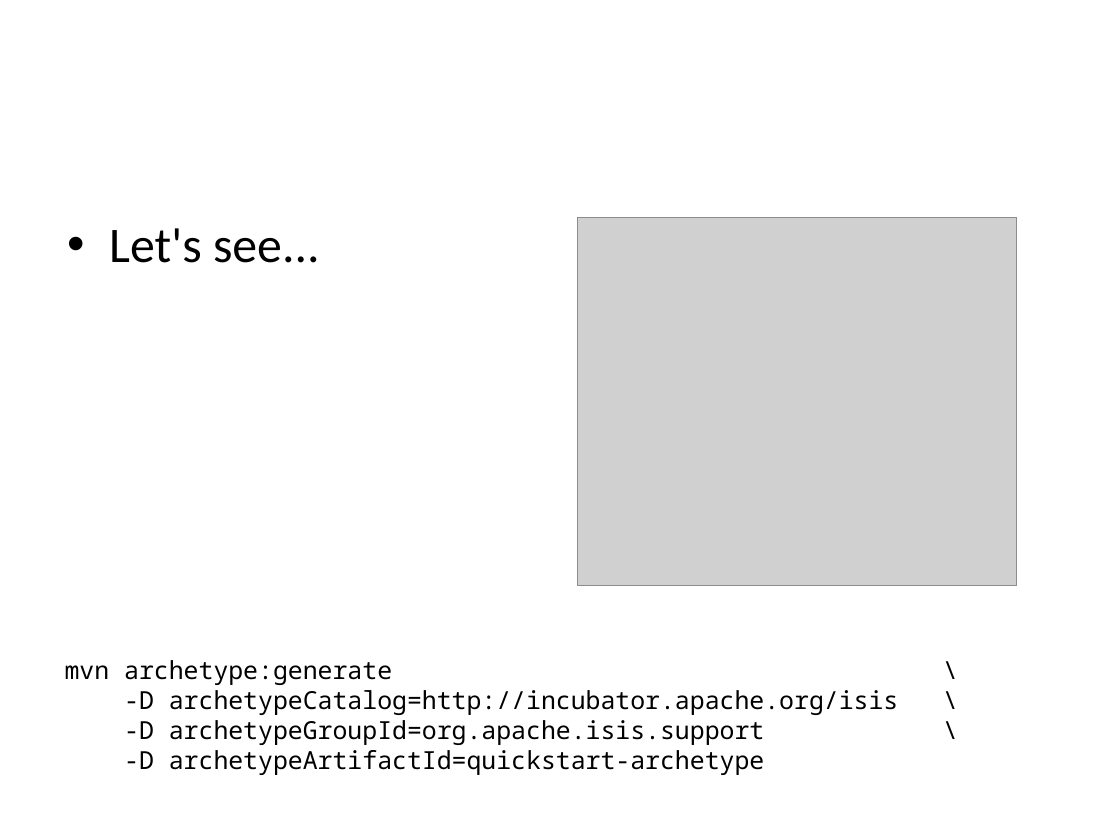
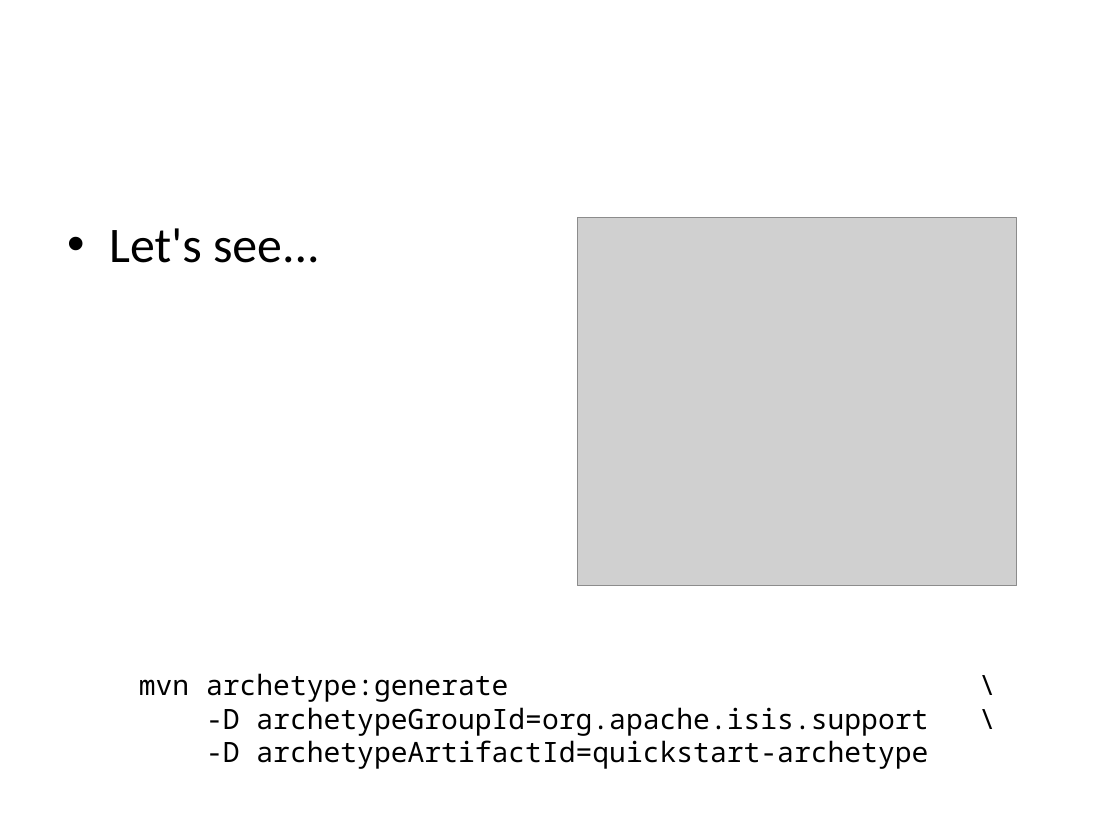
Before and after one commit to apache/causeway, a slide deck: slide 8 of src/site/resources/presentations/IntroducingApacheIsis.pptx. Drawn at 1120x840 pixels with LibreOffice and Linux fonts; fonts in the diff are those of the drawing; grey boxes stand for pictures; background and template pictures are left out. Boxes give left, top, right and bottom in pixels: in the first picture for what was removed or moved away, otherwise in the second. Text is boxed around its words. In the diff, an @@ line names an element or a change of style, - is before the commit and + after.

```diff
--- a/src/site/resources/presentations/IntroducingApacheIsis.pptx
+++ b/src/site/resources/presentations/IntroducingApacheIsis.pptx
@@ text "mvn archetype:generate \": place and size @@
-text "mvn archetype:generate \" at [65, 660, 899, 775]
+text "mvn archetype:generate \" at [139, 673, 928, 769]
@@ text "mvn archetype:generate \" at [139, 673, 928, 769]: size 16 to 18 pt @@
@@ text at [124, 690, 899, 715]: paragraph removed @@
--D archetypeCatalog=http://incubator.apache.org/isis \
```
Also in this commit, not shown: 1 other slide changed, 14 other files.
